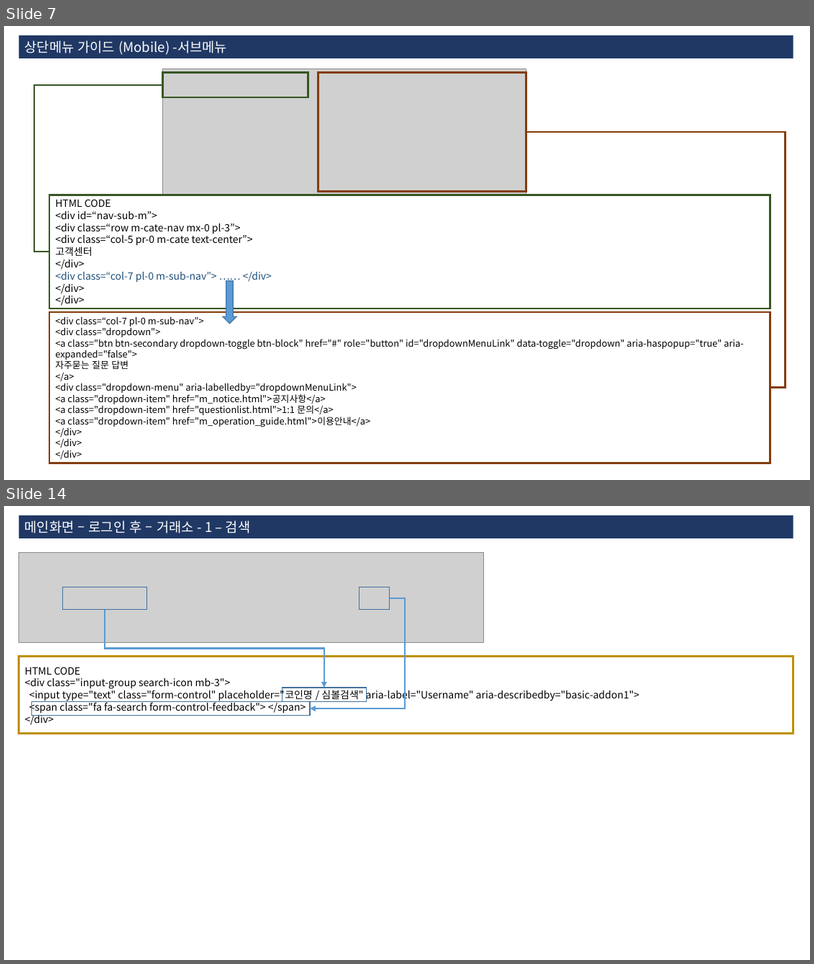
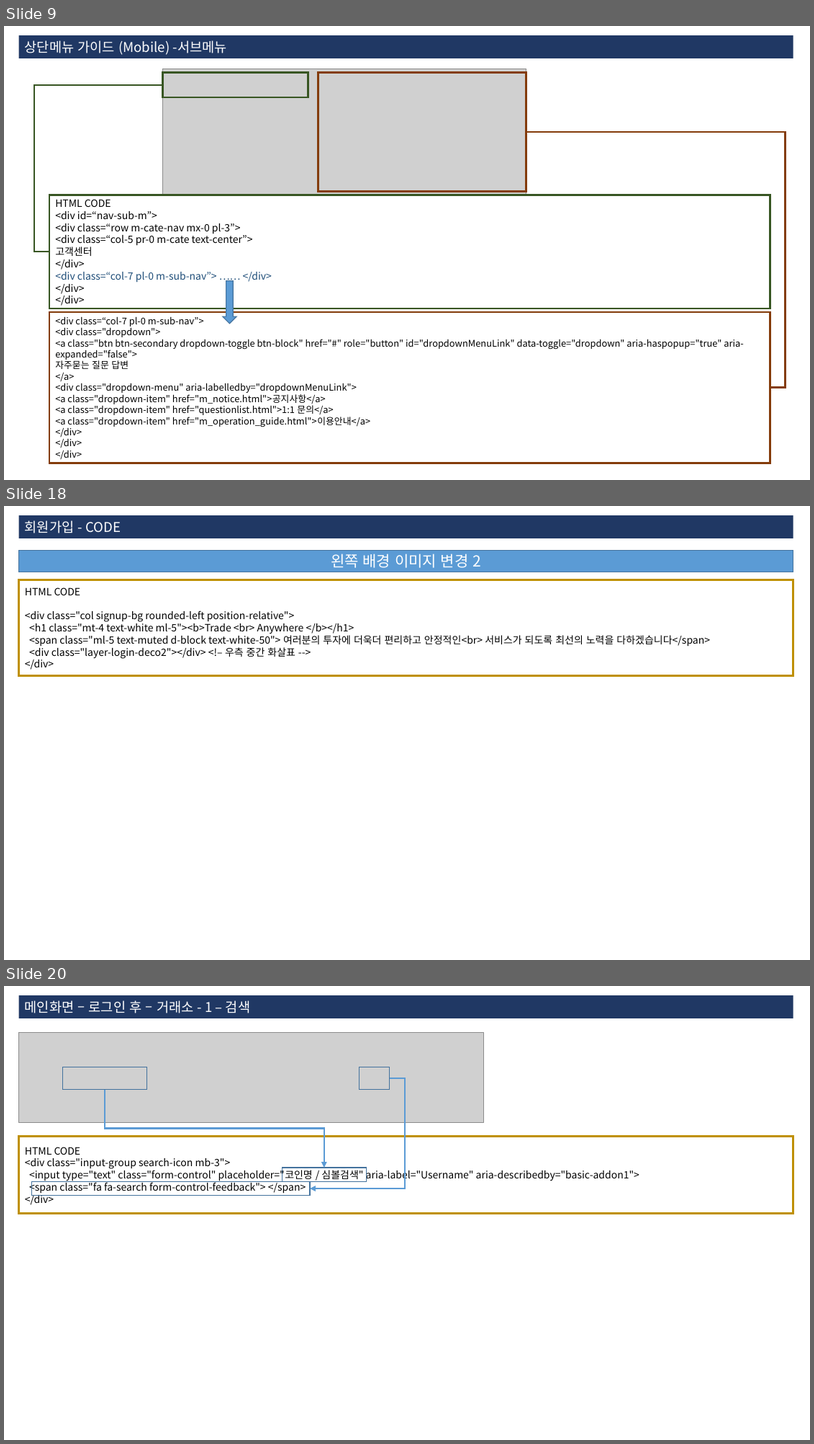
Before and after one commit to 3dwebart/html-publish, a slide deck: web/data/guide.pptx. Shown one above the other, each under a label of ours: slides 7 and 14 before the commit, slides 9, 18 and 20 after it; the slides between them are not shown. The pictures are 814x964 and 814x1444 pixels, drawn with LibreOffice and Linux fonts; fonts in the diff are those of the drawing; grey boxes stand for pictures. Boxes give left, top, right and bottom in pixels: in the first picture for what was removed or moved away, otherwise in the second. Text is boxed around its words. In the diff, an @@ line names an element or a change of style, - is before the commit and + after.

Commit message:
2018-08-10 18:43 FIles : 00_MOBILE/m_faq.html, css/common.css, guide.pptx, psd layer add

```diff
--- a/web/data/guide.pptx
+++ b/web/data/guide.pptx
@@ slide 18 added at (x1=4, y1=506, x2=810, y2=960), background #FFFFFF @@
@@ rectangle added at (x1=19, y1=515, x2=794, y2=538), fill #203864, 16 pt, text #FFFFFF @@
+회원가입 - CODE
@@ rectangle added at (x1=19, y1=550, x2=794, y2=572), fill #5B9BD5, outline #43739E 1 pt, 18 pt, text #FFFFFF @@
+왼쪽 배경 이미지 변경 2
@@ rectangle added at (x1=19, y1=580, x2=794, y2=675), fill #FFFFFF, outline #BF9000 2.25 pt, 12 pt, text #000000 @@
+HTML CODE
+<div class="col signup-bg rounded-left position-relative">
+<h1 class="mt-4 text-white ml-5"><b>Trade <br> Anywhere </b></h1>
+<span class="ml-5 text-muted d-block text-white-50"> 여러분의 투자에 더욱더 편리하고 안정적인<br> 서비스가 되도록 최선의 노력을 다하겠습니다</span>
+<div class="layer-login-deco2"></div> <!– 우측 중간 화살표 -->
+</div>
@@ what was slide 7 is now slide 9 @@
@@ what was slide 14 is now slide 20 @@
```
Also in this commit, not shown: 8 slides changed, 10 other slides added, 3 other files.
